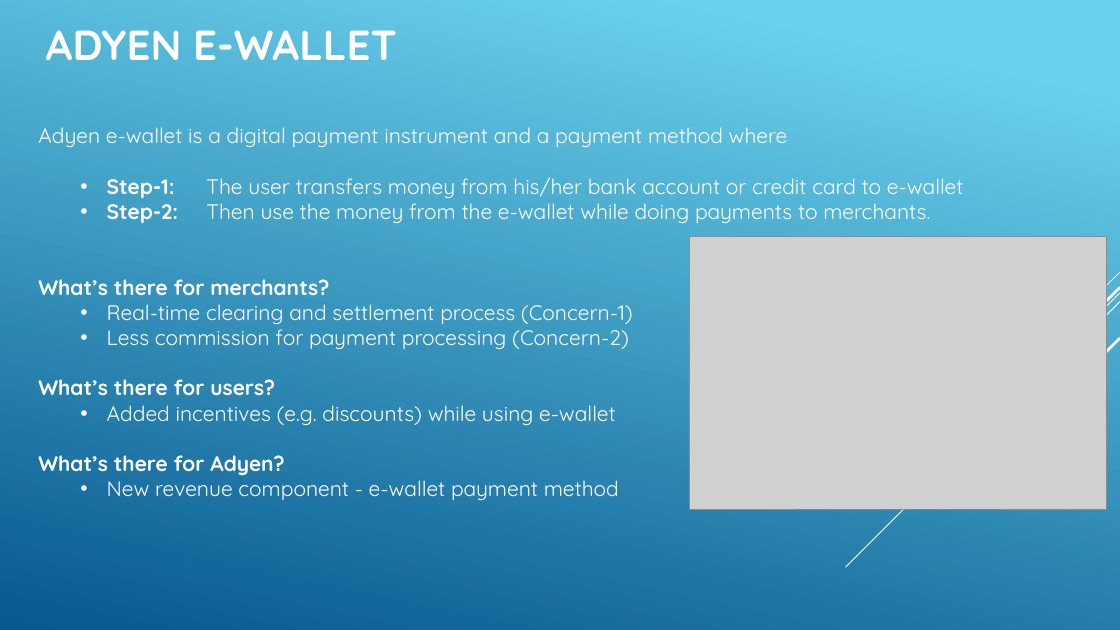
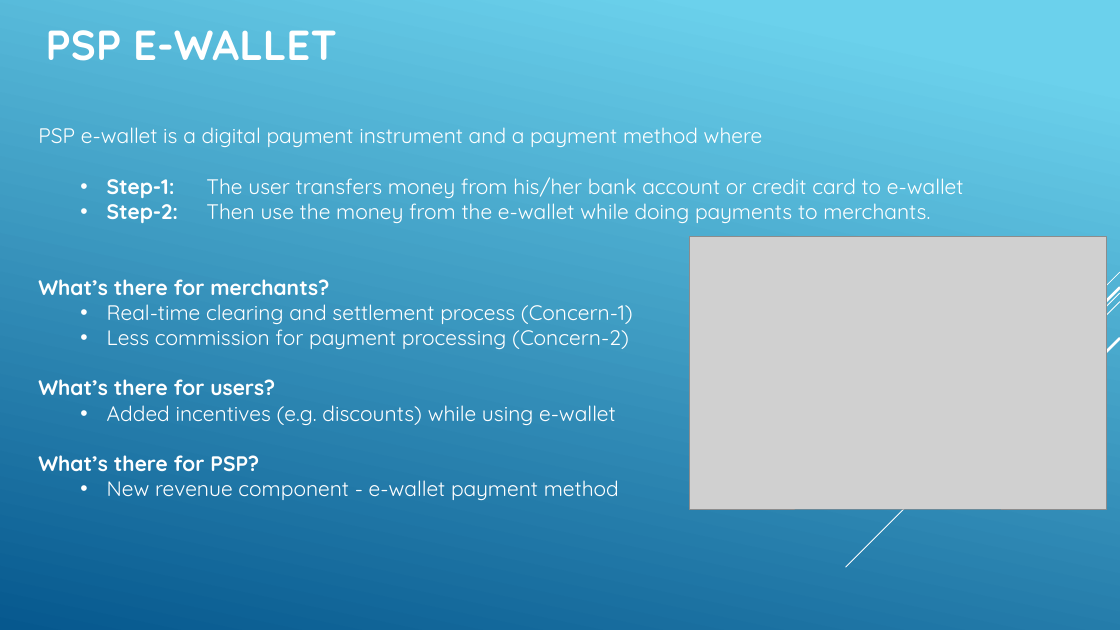
Before and after one commit to pasayatpravat/PSP_Data_Analysis, a slide deck: slide 12 of Final presentation.pptx. Drawn at 1120x630 pixels with LibreOffice and Linux fonts; fonts in the diff are those of the drawing; grey boxes stand for pictures. Boxes give left, top, right and bottom in pixels: in the first picture for what was removed or moved away, otherwise in the second. Text is boxed around its words. In the diff, an @@ line names an element or a change of style, - is before the commit and + after.

```diff
--- a/Final presentation.pptx
+++ b/Final presentation.pptx
@@ text at [46, 30, 337, 61]: text changed @@
-ADYEN E-WALLET
+PSP E-WALLET
@@ text at [38, 127, 763, 147]: text changed @@
-Adyen e-wallet is a digital payment instrument and a payment method where
+PSP e-wallet is a digital payment instrument and a payment method where
@@ text at [38, 455, 259, 471]: text changed @@
-  What’s there for Adyen?
+  What’s there for PSP?
```
Also in this commit, not shown: 3 other slides changed.
